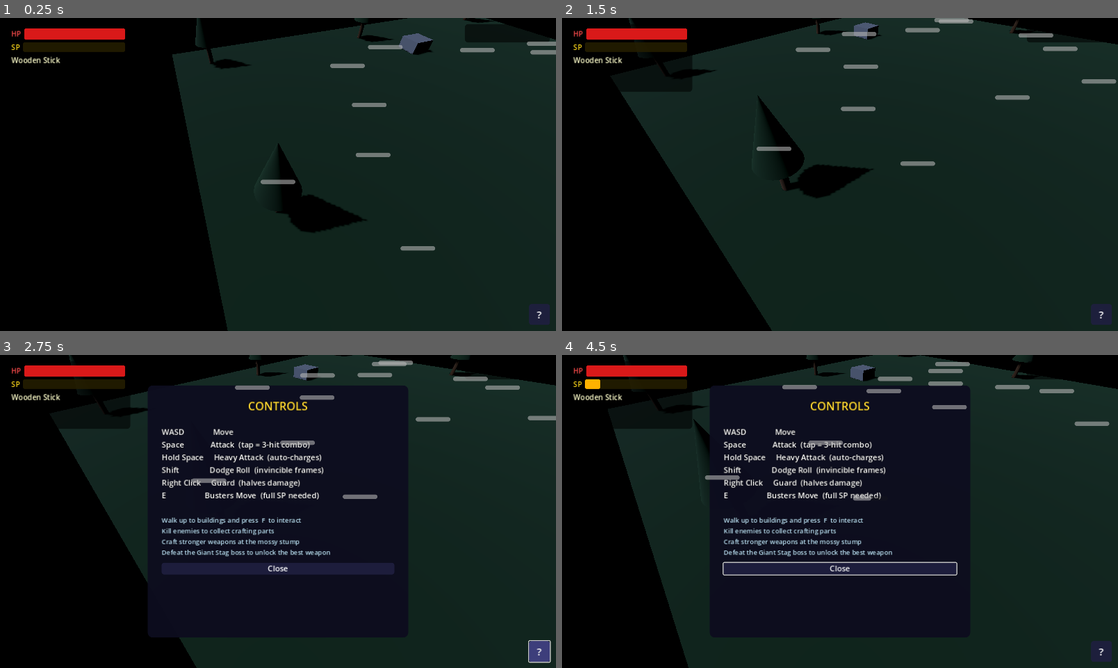
Above: before the commit, frames 1-4 (two rows, left to right).
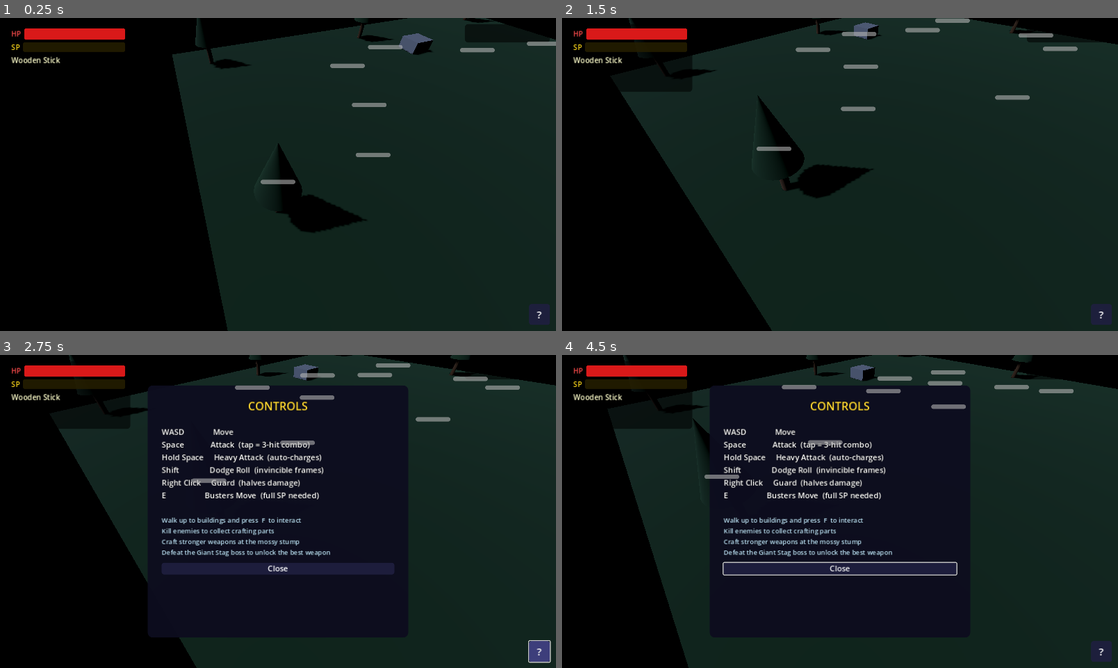
Above: after the commit, the same moments.

Repository: BitfrostKvasir/yokai
Game: Godot game, scene res://scenes/main.tscn
The game is run twice, just before and just after one commit, with the same random seed, the same clock (stepped at 60 frames per second) and the same inputs.
Inputs (mouse positions are in pixels of both pictures, inside the frame that each line leads up to):
- Up to frame 1 (0.25 s): no input
- Up to frame 2 (1.5 s): tap Enter at 0.5 s; move the mouse to (962, 158) at 0.52 s; hold D (move_right) 0.53-1.25 s; tap F (interact) at 0.6 s; click (962, 158) at 0.67 s; drag from (728, 190) to (812, 237) at 1.27 s
- Up to frame 3 (2.75 s): click "?" at 2 s
- Up to frame 4 (4.5 s): tap F (interact) at 2.75, 3.05, 3.5 s; move the mouse to (895, 442) at 2.77 s; hold D (move_right) 2.78-3.5 s; hold Shift (dodge) 2.78-3.5 s; click (895, 442) at 2.92 s; drag from (812, 574) to (673, 464) at 3.52 s; move the mouse to (1006, 558) at 4.27 s; hold A (move_left) from 4.28 s (still down); hold E (special) from 4.28 s (still down); click (1006, 558) at 4.42 s

The runs differ from the first frame. In frame 1, 0.2% of the frame differs, in the area x 72-100%, y 10-75%; in frame 2, 0.3%; in frame 3, 0.3%; in frame 4, 0.6%, in the area x 4-99%, y 0-96%.

Commit message:
fix: remove crows entirely, redesign beer minigame with golden zone UI
Co-Authored-By: Claude Sonnet 4.6 <noreply@anthropic.com>

Diff:
--- a/scenes/ui/beer_minigame.tscn
+++ b/scenes/ui/beer_minigame.tscn
@@ -1,45 +1,169 @@
-[gd_scene load_steps=2 format=3]
+[gd_scene load_steps=8 format=3]
 
 [ext_resource type="Script" path="res://scripts/ui/beer_minigame.gd" id="1_beer"]
+
+[sub_resource type="StyleBoxFlat" id="StyleBoxFlat_bg"]
+bg_color = Color(0.12, 0.07, 0.03, 1)
+
+[sub_resource type="StyleBoxFlat" id="StyleBoxFlat_fill"]
+bg_color = Color(0.85, 0.55, 0.05, 1)
+corner_radius_top_left = 4
+corner_radius_top_right = 4
+corner_radius_bottom_right = 4
+corner_radius_bottom_left = 4
+
+[sub_resource type="StyleBoxFlat" id="StyleBoxFlat_bar_bg"]
+bg_color = Color(0.08, 0.05, 0.02, 1)
+corner_radius_top_left = 4
+corner_radius_top_right = 4
+corner_radius_bottom_right = 4
+corner_radius_bottom_left = 4
+
+[sub_resource type="StyleBoxFlat" id="StyleBoxFlat_golden"]
+bg_color = Color(1.0, 0.85, 0.0, 0.45)
+
+[sub_resource type="StyleBoxFlat" id="StyleBoxFlat_result_bg"]
+bg_color = Color(0.0, 0.0, 0.0, 0.65)
+corner_radius_top_left = 8
+corner_radius_top_right = 8
+corner_radius_bottom_right = 8
+corner_radius_bottom_left = 8
+content_margin_left = 16.0
+content_margin_top = 10.0
+content_margin_right = 16.0
+content_margin_bottom = 10.0
+
+[sub_resource type="StyleBoxFlat" id="StyleBoxFlat_cooldown_bg"]
+bg_color = Color(0.0, 0.0, 0.0, 0.65)
+corner_radius_top_left = 8
+corner_radius_top_right = 8
+corner_radius_bottom_right = 8
+corner_radius_bottom_left = 8
+content_margin_left = 16.0
+content_margin_top = 10.0
+content_margin_right = 16.0
+content_margin_bottom = 10.0
 
 [node name="BeerMinigame" type="CanvasLayer"]
 script = ExtResource("1_beer")
 
-[node name="Panel" type="Panel" parent="."]
+[node name="Background" type="Panel" parent="."]
 anchors_preset = 15
 anchor_right = 1.0
 anchor_bottom = 1.0
+theme_override_styles/panel = SubResource("StyleBoxFlat_bg")
 
-[node name="FillBar" type="ProgressBar" parent="Panel"]
-offset_left = 590.0
-offset_top = 200.0
-offset_right = 690.0
-offset_bottom = 500.0
+[node name="Title" type="Label" parent="Background"]
+anchor_left = 0.5
+anchor_right = 0.5
+anchor_top = 0.0
+anchor_bottom = 0.0
+offset_left = -300.0
+offset_top = 60.0
+offset_right = 300.0
+offset_bottom = 110.0
+text = "BARTENDER'S BAR"
+theme_override_font_sizes/font_size = 36
+theme_override_colors/font_color = Color(1, 0.8, 0.3, 1)
+theme_override_colors/font_outline_color = Color(0, 0, 0, 1)
+theme_override_constants/outline_size = 4
+horizontal_alignment = 1
+
+[node name="Instruction" type="Label" parent="Background"]
+anchor_left = 0.5
+anchor_right = 0.5
+anchor_top = 0.0
+anchor_bottom = 0.0
+offset_left = -300.0
+offset_top = 120.0
+offset_right = 300.0
+offset_bottom = 160.0
+text = "Hold  SPACE  to pour — release in the golden zone!"
+theme_override_font_sizes/font_size = 20
+theme_override_colors/font_color = Color(1, 1, 1, 1)
+theme_override_colors/font_outline_color = Color(0, 0, 0, 1)
+theme_override_constants/outline_size = 3
+horizontal_alignment = 1
+
+[node name="BarContainer" type="Control" parent="Background"]
+anchor_left = 0.5
+anchor_right = 0.5
+anchor_top = 0.5
+anchor_bottom = 0.5
+offset_left = -40.0
+offset_top = -160.0
+offset_right = 40.0
+offset_bottom = 160.0
+
+[node name="FillBar" type="ProgressBar" parent="Background/BarContainer"]
+anchor_right = 1.0
+anchor_bottom = 1.0
 fill_mode = 3
+show_percentage = false
+theme_override_styles/fill = SubResource("StyleBoxFlat_fill")
+theme_override_styles/background = SubResource("StyleBoxFlat_bar_bg")
 
-[node name="ResultLabel" type="Label" parent="Panel"]
-anchors_preset = 8
+[node name="GoldenZone" type="Panel" parent="Background/BarContainer"]
+anchor_left = 0.0
+anchor_right = 1.0
+anchor_top = 0.2
+anchor_bottom = 0.4
+theme_override_styles/panel = SubResource("StyleBoxFlat_golden")
+mouse_filter = 2
+
+[node name="GoldenLabel" type="Label" parent="Background/BarContainer/GoldenZone"]
+anchor_left = 1.0
+anchor_right = 1.0
+anchor_top = 0.5
+anchor_bottom = 0.5
+offset_left = 8.0
+offset_top = -12.0
+offset_right = 90.0
+offset_bottom = 12.0
+text = "PERFECT"
+theme_override_font_sizes/font_size = 12
+theme_override_colors/font_color = Color(1, 0.9, 0.0, 1)
+theme_override_colors/font_outline_color = Color(0, 0, 0, 1)
+theme_override_constants/outline_size = 2
+
+[node name="ResultLabel" type="PanelContainer" parent="Background"]
 anchor_left = 0.5
+anchor_right = 0.5
 anchor_top = 0.5
-anchor_right = 0.5
 anchor_bottom = 0.5
 offset_left = -200.0
-offset_top = 100.0
+offset_top = 190.0
 offset_right = 200.0
-offset_bottom = 140.0
+offset_bottom = 240.0
+visible = false
+theme_override_styles/panel = SubResource("StyleBoxFlat_result_bg")
+
+[node name="ResultText" type="Label" parent="Background/ResultLabel"]
 text = ""
+theme_override_font_sizes/font_size = 24
+theme_override_colors/font_color = Color(1, 1, 1, 1)
+theme_override_colors/font_outline_color = Color(0, 0, 0, 1)
+theme_override_constants/outline_size = 3
 horizontal_alignment = 1
+vertical_alignment = 1
 
-[node name="CooldownLabel" type="Label" parent="Panel"]
-anchors_preset = 8
+[node name="CooldownLabel" type="PanelContainer" parent="Background"]
 anchor_left = 0.5
+anchor_right = 0.5
 anchor_top = 0.5
-anchor_right = 0.5
 anchor_bottom = 0.5
-offset_left = -150.0
-offset_top = -20.0
-offset_right = 150.0
-offset_bottom = 20.0
+offset_left = -180.0
+offset_top = -30.0
+offset_right = 180.0
+offset_bottom = 30.0
+visible = false
+theme_override_styles/panel = SubResource("StyleBoxFlat_cooldown_bg")
+
+[node name="CooldownText" type="Label" parent="Background/CooldownLabel"]
 text = "Come back later!"
+theme_override_font_sizes/font_size = 22
+theme_override_colors/font_color = Color(1, 0.6, 0.6, 1)
+theme_override_colors/font_outline_color = Color(0, 0, 0, 1)
+theme_override_constants/outline_size = 3
 horizontal_alignment = 1
-visible = false
+vertical_alignment = 1
--- a/scenes/world/world.tscn
+++ b/scenes/world/world.tscn
@@ -3,7 +3,6 @@
 [ext_resource type="Script" path="res://scripts/world/world.gd" id="1_world"]
 [ext_resource type="PackedScene" path="res://scenes/enemies/wolf.tscn" id="2_wolf"]
 [ext_resource type="PackedScene" path="res://scenes/enemies/boar.tscn" id="3_boar"]
-[ext_resource type="PackedScene" path="res://scenes/enemies/crow.tscn" id="4_crow"]
 [ext_resource type="PackedScene" path="res://scenes/boss/bear_boss.tscn" id="5_bear"]
 [ext_resource type="PackedScene" path="res://scenes/world/loot_chest.tscn" id="6_chest"]
 [ext_resource type="PackedScene" path="res://scenes/world/bartender_hut.tscn" id="7_hut"]
@@ -47,7 +46,6 @@
 script = ExtResource("1_world")
 wolf_scene = ExtResource("2_wolf")
 boar_scene = ExtResource("3_boar")
-crow_scene = ExtResource("4_crow")
 bear_scene = ExtResource("5_bear")
 loot_chest_scene = ExtResource("6_chest")
 
@@ -105,17 +103,6 @@
 [node name="BoarSpawn2" type="Marker3D" parent="SpawnPoints/BoarSpawns"]
 position = Vector3(0, 0, 18)
 
-[node name="CrowSpawns" type="Node3D" parent="SpawnPoints"]
-
-[node name="CrowSpawn0" type="Marker3D" parent="SpawnPoints/CrowSpawns"]
-position = Vector3(12, 0, 0)
-
-[node name="CrowSpawn1" type="Marker3D" parent="SpawnPoints/CrowSpawns"]
-position = Vector3(-6, 0, -12)
-
-[node name="CrowSpawn2" type="Marker3D" parent="SpawnPoints/CrowSpawns"]
-position = Vector3(6, 0, 20)
-
 [node name="BossSpawn" type="Marker3D" parent="SpawnPoints"]
 position = Vector3(0, 0, 25)
 
--- a/scripts/ui/beer_minigame.gd
+++ b/scripts/ui/beer_minigame.gd
@@ -16,9 +16,10 @@
 
 signal minigame_complete(heal_amount: int)
 
-@onready var fill_bar: ProgressBar = $Panel/FillBar
-@onready var result_label: Label = $Panel/ResultLabel
-@onready var cooldown_label: Label = $Panel/CooldownLabel
+@onready var fill_bar: ProgressBar = $Background/BarContainer/FillBar
+@onready var result_label: PanelContainer = $Background/ResultLabel
+@onready var result_text: Label = $Background/ResultLabel/ResultText
+@onready var cooldown_label: PanelContainer = $Background/CooldownLabel
 
 func _ready() -> void:
 	layer = 10
@@ -37,6 +38,7 @@
 	visible = true
 	if result_label:
 		result_label.visible = false
+		result_text.modulate = Color(1, 1, 1, 1)
 	if cooldown_label:
 		cooldown_label.visible = false
 	_update_fill_bar()
@@ -89,15 +91,15 @@
 		fill_bar.value = fill_level * 100.0
 
 func _show_result(heal: int) -> void:
-	if not result_label:
+	if not result_label or not result_text:
 		return
 	if heal == HEAL_PERFECT:
-		result_label.text = "Perfect Pour!  Full HP!"
-		result_label.modulate = Color(1.0, 0.9, 0.0)
+		result_text.text = "Perfect Pour!   Full HP restored!"
+		result_text.modulate = Color(1.0, 0.9, 0.0)
 	elif heal == HEAL_LOW:
-		result_label.text = "Too little... +" + str(heal) + " HP"
-		result_label.modulate = Color(1.0, 0.4, 0.4)
+		result_text.text = "Too little...  +" + str(heal) + " HP"
+		result_text.modulate = Color(1.0, 0.5, 0.5)
 	else:
-		result_label.text = "Overflow! +" + str(heal) + " HP"
-		result_label.modulate = Color(0.6, 0.8, 1.0)
+		result_text.text = "Overflow!  +" + str(heal) + " HP"
+		result_text.modulate = Color(0.6, 0.85, 1.0)
 	result_label.visible = true
--- a/scripts/world/world.gd
+++ b/scripts/world/world.gd
@@ -3,18 +3,15 @@
 
 const WOLF_COUNT := 6
 const BOAR_COUNT := 3
-const CROW_COUNT := 3
 const RESPAWN_TIME := 30.0
 
 @export var wolf_scene: PackedScene
 @export var boar_scene: PackedScene
-@export var crow_scene: PackedScene
 @export var bear_scene: PackedScene
 @export var loot_chest_scene: PackedScene
 
 @onready var wolf_spawns: Node3D = $SpawnPoints/WolfSpawns
 @onready var boar_spawns: Node3D = $SpawnPoints/BoarSpawns
-@onready var crow_spawns: Node3D = $SpawnPoints/CrowSpawns
 @onready var boss_spawn: Marker3D = $SpawnPoints/BossSpawn
 @onready var chest_spawn: Marker3D = $SpawnPoints/ChestSpawn
 var bear_boss: BearBoss = null
@@ -26,7 +23,6 @@
 func _spawn_all_enemies() -> void:
 	_spawn_enemies(wolf_scene, wolf_spawns, WOLF_COUNT)
 	_spawn_enemies(boar_scene, boar_spawns, BOAR_COUNT)
-	_spawn_enemies(crow_scene, crow_spawns, CROW_COUNT)
 
 func _spawn_enemies(scene: PackedScene, spawn_parent: Node3D, count: int) -> void:
 	if not scene or not spawn_parent:
